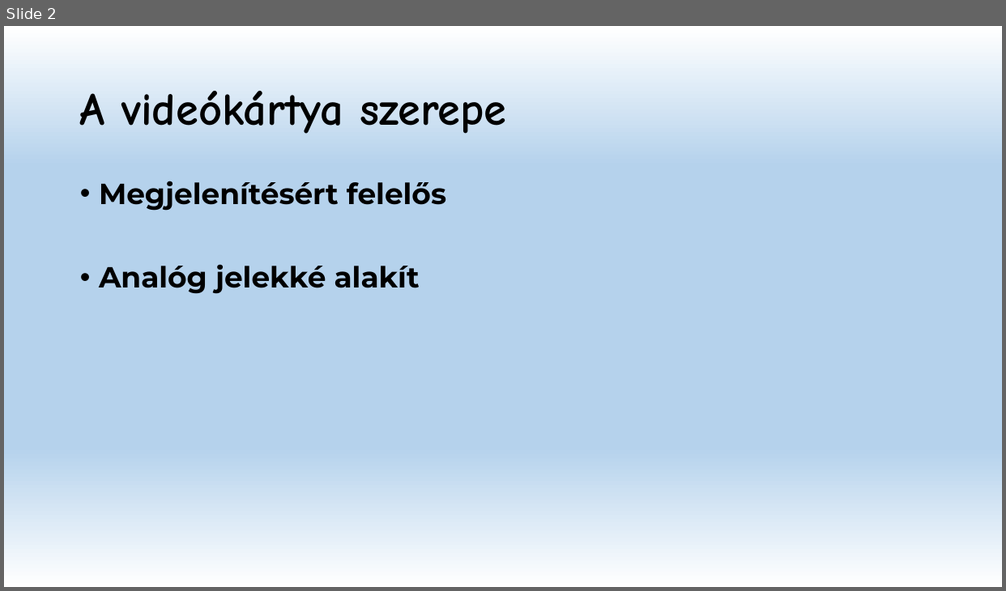
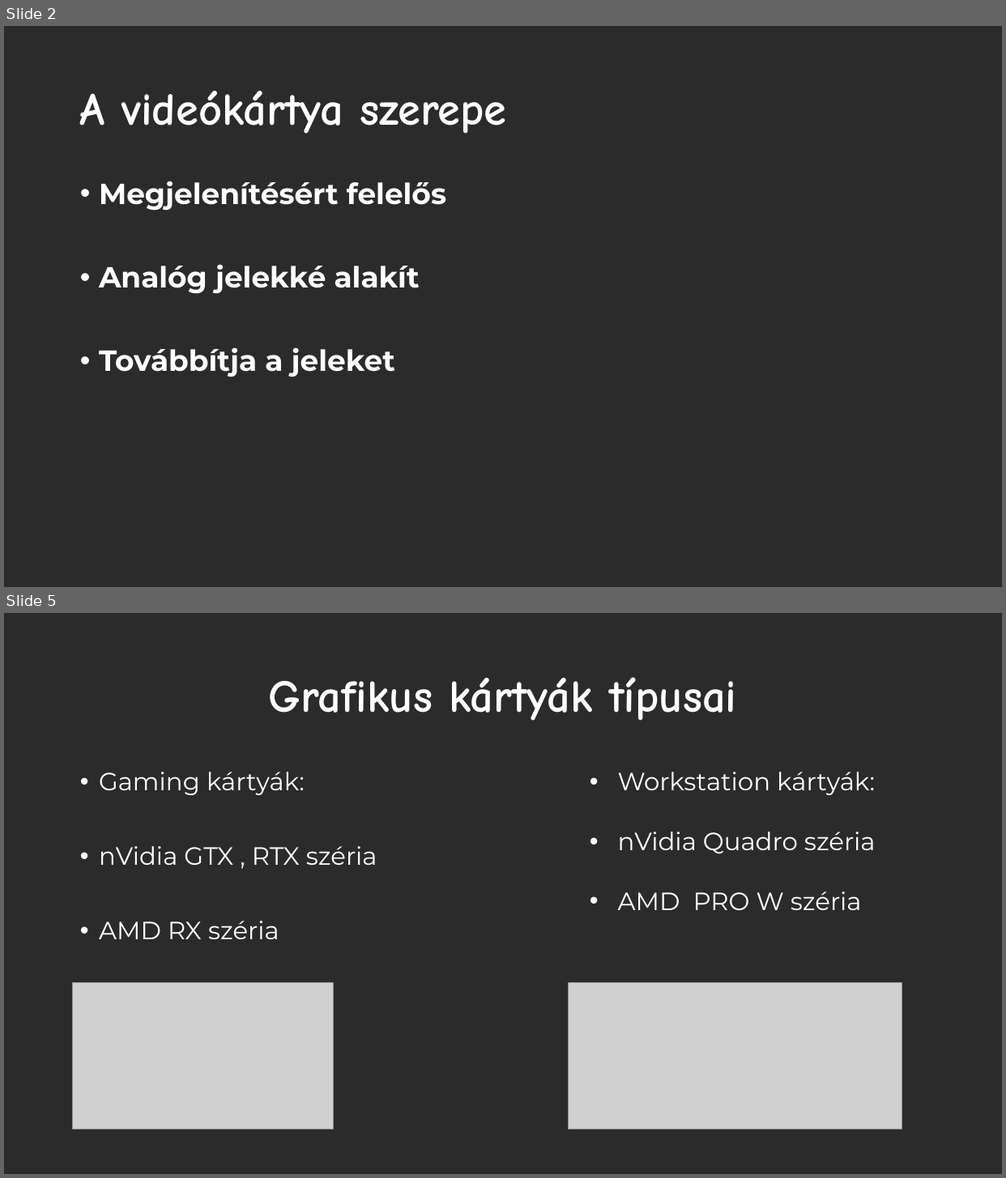
Before and after one commit to Sauher/SchauerRepo, a slide deck: Videókártya.pptx. Shown one above the other, each under a label of ours: slide 2 before the commit, slides 2 and 5 after it; the slides between them are not shown. The pictures are 1006x591 and 1006x1178 pixels, drawn with LibreOffice and Linux fonts; fonts in the diff are those of the drawing; grey boxes stand for pictures; background and template pictures are left out; a plain dark background stands for a picture behind light text. Boxes give left, top, right and bottom in pixels: in the first picture for what was removed or moved away, otherwise in the second. Text is boxed around its words. In the diff, an @@ line names an element or a change of style, - is before the commit and + after.

```diff
--- a/Videókártya.pptx
+++ b/Videókártya.pptx
@@ slide 5 added at <box>4,613,1002,1174</box>, background picture (left out) @@
@@ title added at <box>269,677,736,721</box>, 44 pt, text #FFFFFF, bold @@
+Grafikus kártyák típusai
@@ text added at <box>99,772,377,939</box>, 24 pt, text #FFFFFF @@
+• Gaming kártyák:
+• nVidia GTX , RTX széria
+• AMD RX széria
@@ text added at <box>618,772,876,910</box>, 24 pt, text #FFFFFF @@
+• Workstation kártyák:
+• nVidia Quadro széria
+• AMD PRO W széria
@@ picture added at <box>73,983,334,1130</box> @@
@@ picture added at <box>568,983,901,1130</box> @@
@@ slide 2 changed as well @@
@@ background gradient #FFFFFF to #B5D2EC to picture (left out) @@
@@ title "A videókártya szerepe" at <box>80,91,507,134</box>: text colour #000000 to #FFFFFF @@
@@ text at <box>99,181,446,294</box>: text colour #000000 to #FFFFFF in "Megjelenítésért felelős", "Analóg jelekké alakít" @@
@@ text at <box>99,348,395,378</box>: paragraph added @@
+• Továbbítja a jeleket
```
Also in this commit, not shown: 2 other slides changed, 4 other slides added, 5 slides removed.
